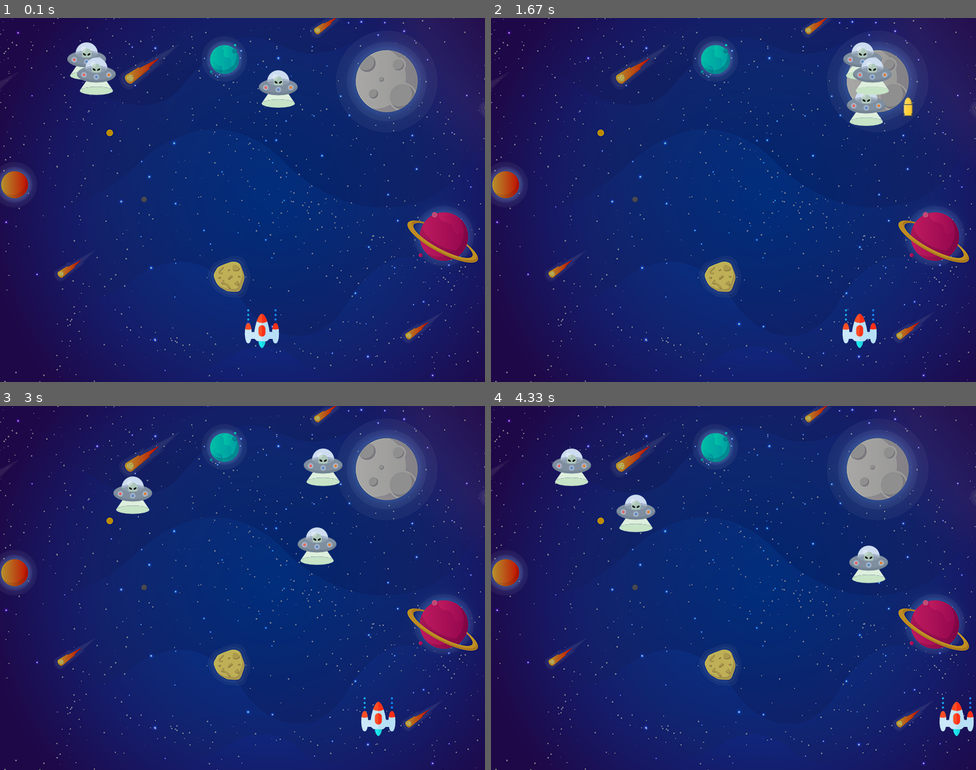
Above: before the commit, frames 1-4 (two rows, left to right).
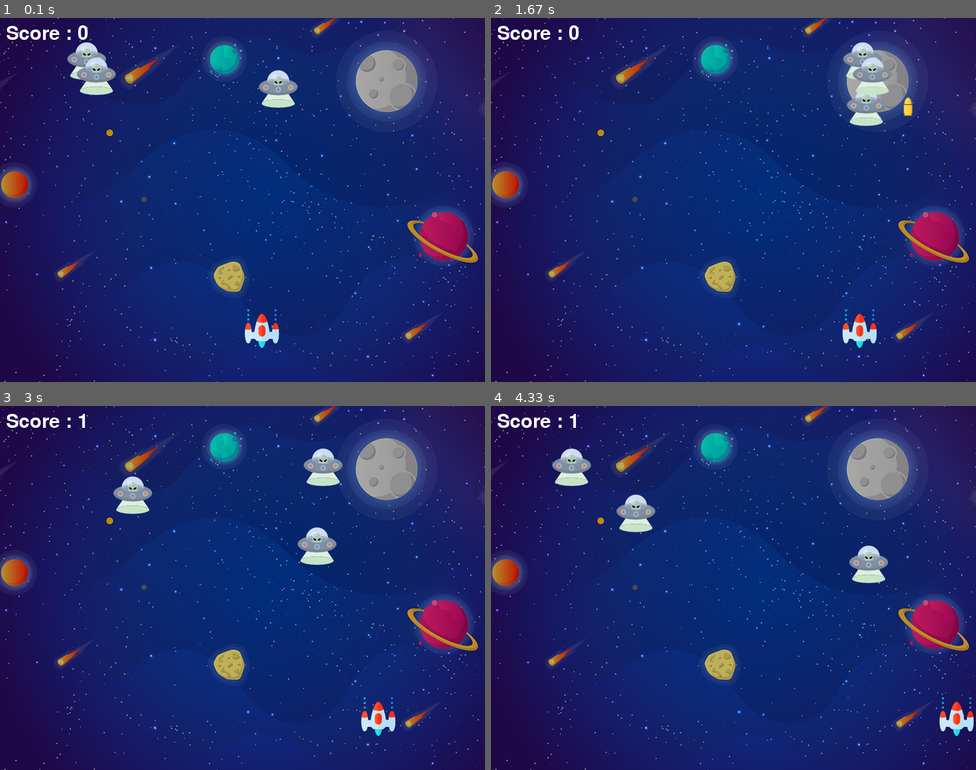
Above: after the commit, the same moments.

Repository: bhavikkasundra55/pygame
Game: pygame game, started from main.py
The game is run twice, just before and just after one commit, with the same random seed, the same clock (stepped at 60 frames per second) and the same inputs.
Inputs:
- Up to frame 1 (0.1 s): no input
- Up to frame 2 (1.67 s): hold Right 0.33-0.8 s; hold Right 0.83-1.3 s; tap Space at 0.9, 1.2, 1.4 s; hold Left from 1.33 s (still down)
- Up to frame 3 (3 s): tap Space at 1.7, 1.97, 2.27, 2.4, 2.7 s; release Left at 1.87 s; hold Left 1.9-2.3 s; hold Right 2.33-2.97 s
- Up to frame 4 (4.33 s): hold Left 3-3.47 s; tap Space at 3.07, 3.37, 3.57, 3.87, 4.07 s; hold Right 3.5-3.97 s; hold Right from 4 s (still down)

The runs differ from the first frame. In frame 1, 0.3% of the frame differs, in the area x 1-19%, y 2-6%; in frame 2, 0.3%; in frame 3, 0.2%; in frame 4, 0.2%.

Commit message:
Score Counter Added at left corner

Diff:
--- a/main.py
+++ b/main.py
@@ -15,6 +15,13 @@
 background = pygame.image.load('background.png')
 
 score = 0
+font = pygame.font.Font('freesansbold.ttf',32)
+fontX = 10
+fontY = 10
+
+def show_score(x,y):
+    score_value = font.render('Score : '+str(score),True,(255,255,255))
+    screen.blit(score_value,(x,y))
 
 playerimg = pygame.image.load('player1.png')
 playerX = 400
@@ -46,7 +53,7 @@
     screen.blit(playerimg, (x, y))
 
 
-def enemy(x, y,i):
+def enemy(x, y, i):
     screen.blit(enemyimg[i], (x, y))
 
 
@@ -107,10 +114,9 @@
             bulletY = 480
             score += 1
             bullet_state = 0
-            print(score)
             enemyX[i] = random.randint(0, 736)
             enemyY[i] = random.randint(32, 250)
-        enemy(enemyX[i], enemyY[i],i)
+        enemy(enemyX[i], enemyY[i], i)
 
     if bulletY <= 0:
         bullet_state = 0
@@ -121,5 +127,5 @@
         bulletY -= bulletY_change
 
     player(playerX, playerY)
-
+    show_score(fontX,fontY)
     pygame.display.update()
